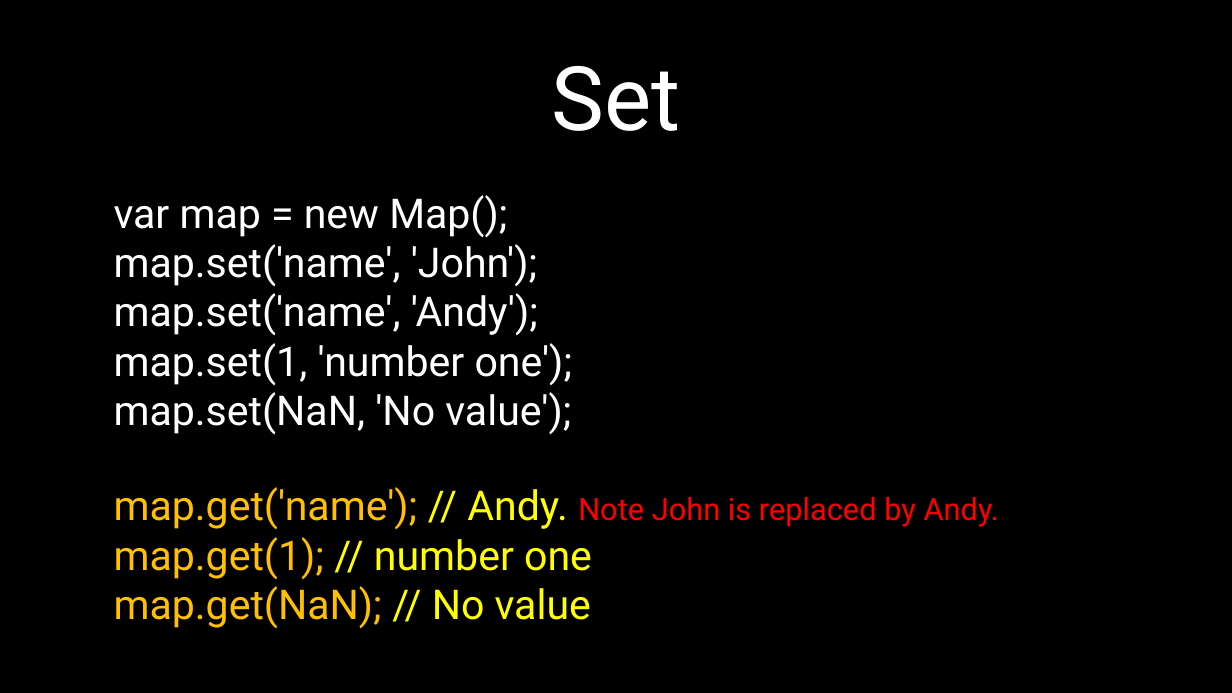
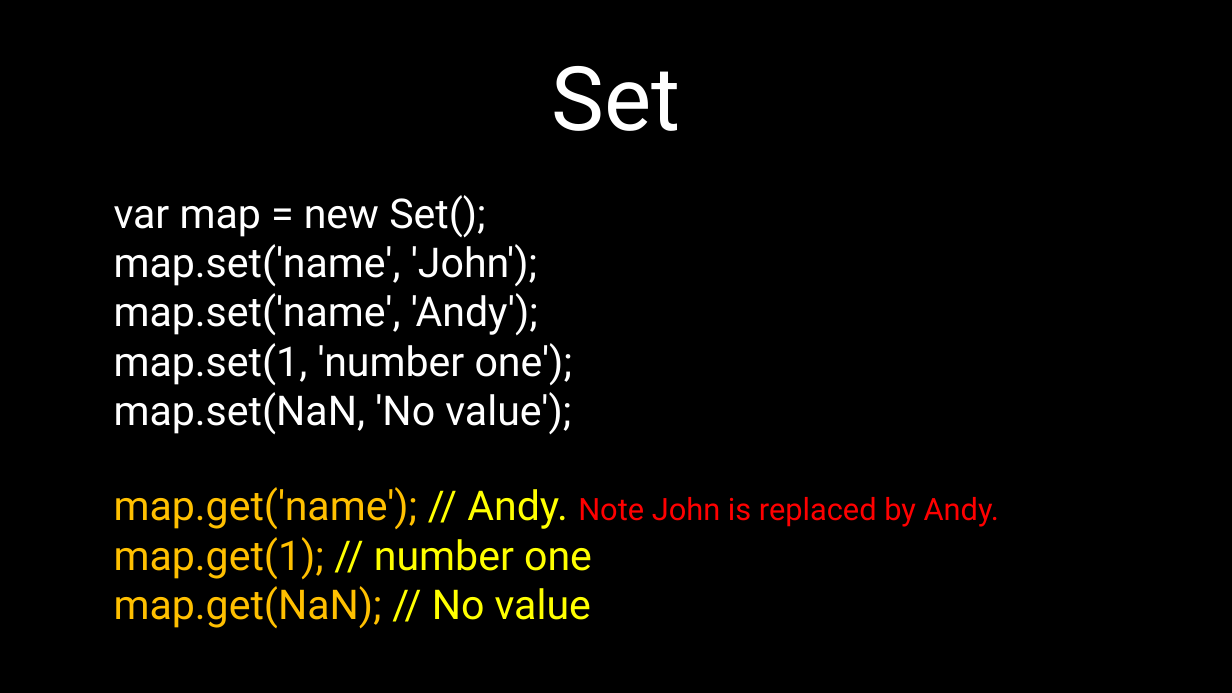
Before and after one commit to petereijgermans11/frontend-cursus, a slide deck: slide 33 of frontend-cursus/ 4 - ECMAScript 6 node-browser.pptx (slide 32 before the commit). Drawn at 1232x693 pixels with LibreOffice and Linux fonts; fonts in the diff are those of the drawing. Boxes give left, top, right and bottom in pixels: in the first picture for what was removed or moved away, otherwise in the second. Text is boxed around its words. In the diff, an @@ line names an element or a change of style, - is before the commit and + after.

```diff
--- a/frontend-cursus/ 4 - ECMAScript 6 node-browser.pptx
+++ b/frontend-cursus/ 4 - ECMAScript 6 node-browser.pptx
@@ text at [114,195,573,435]: text changed @@
-var map = new Map();
-map.set('name', 'John');
-map.set('name', 'Andy');
-map.set(1, 'number one');
-map.set(NaN, 'No value');
+var map = new Set();
+map.set('name', 'John');
+map.set('name', 'Andy');
+map.set(1, 'number one');
+map.set(NaN, 'No value');
```
Also in this commit, not shown: 1 other slide changed, 1 slide added, 6 other files.
